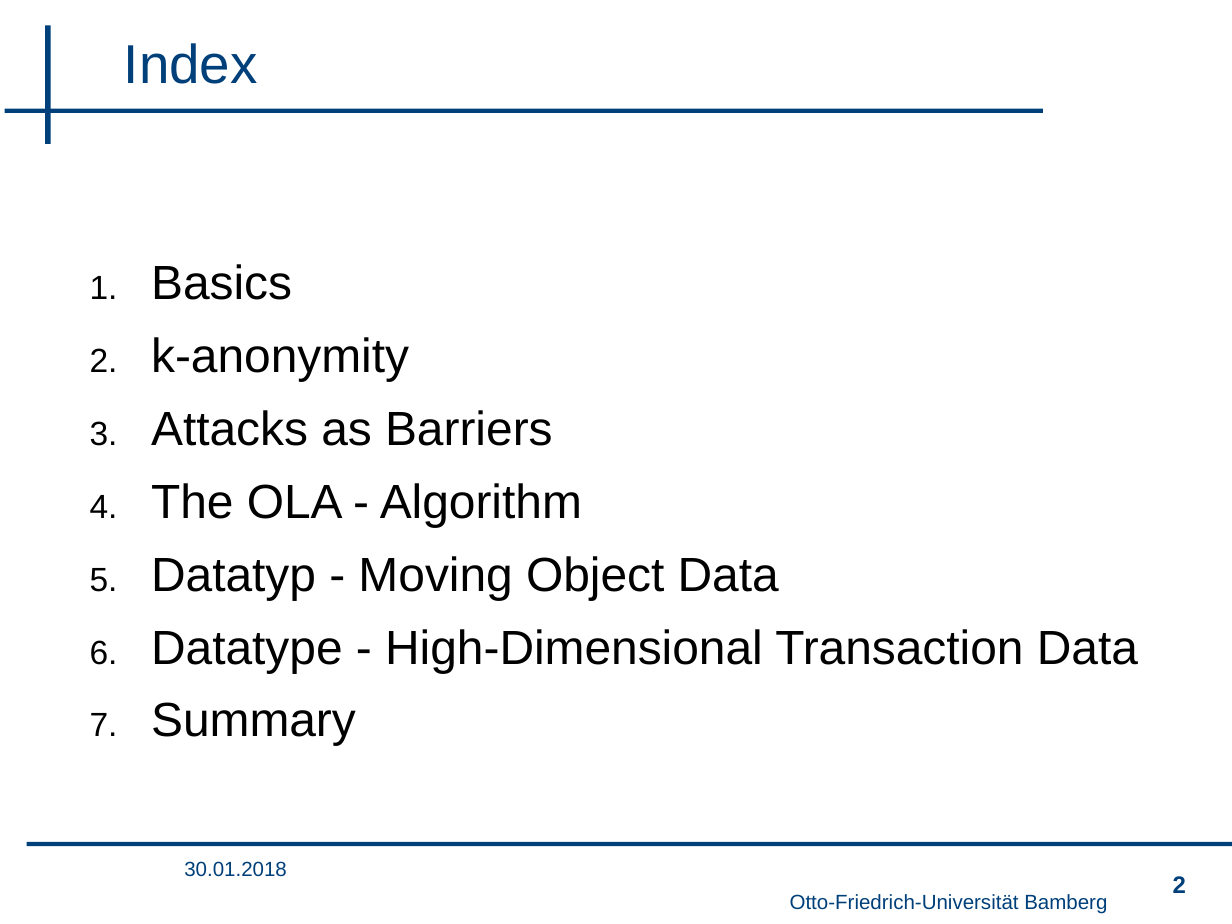
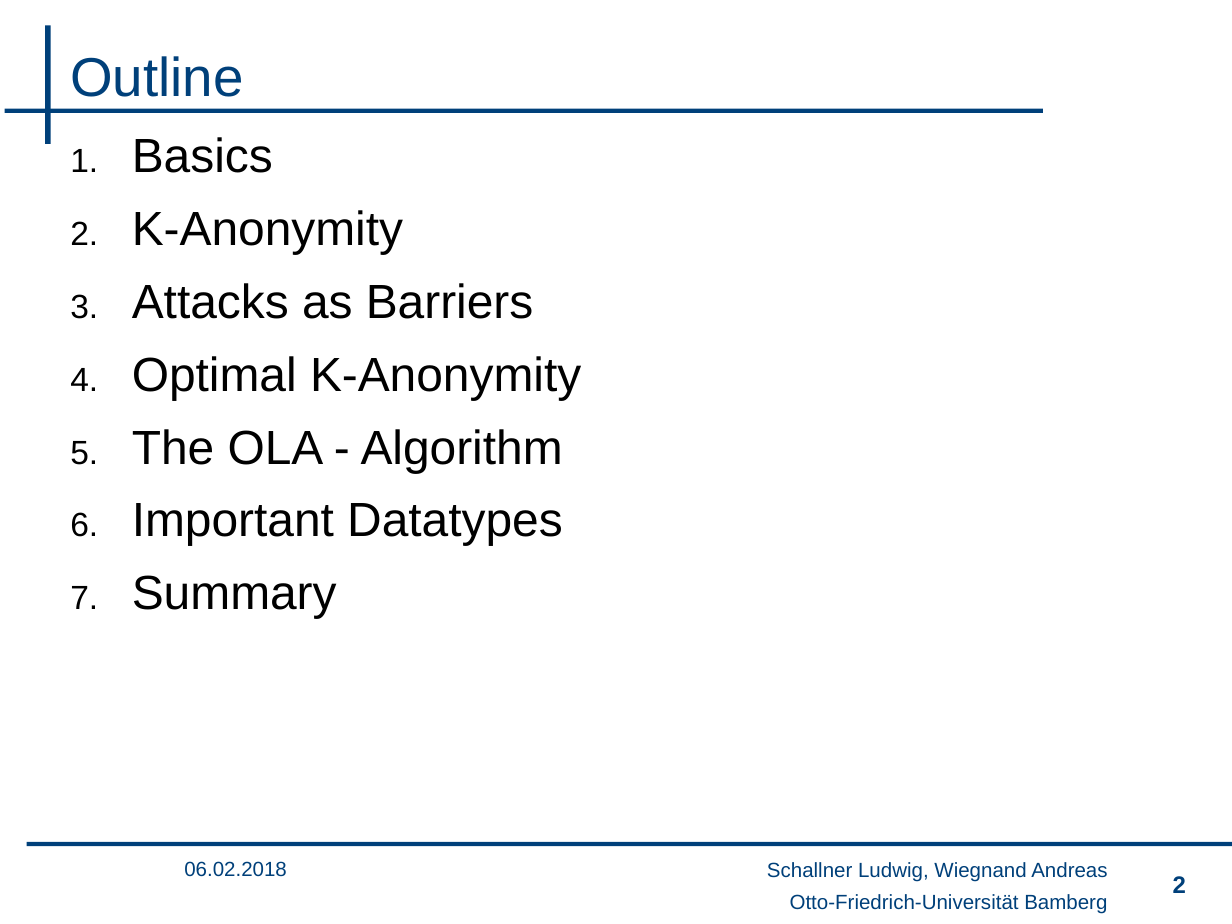
Before and after one commit to wsgan001/PSI-MSem, a slide deck: slide 2 of presentation/sicherheits_final_anV3.pptx. Drawn at 1232x924 pixels with LibreOffice and Linux fonts; fonts in the diff are those of the drawing; background and template pictures are left out. Boxes give left, top, right and bottom in pixels: in the first picture for what was removed or moved away, otherwise in the second. Text is boxed around its words. In the diff, an @@ line names an element or a change of style, - is before the commit and + after.

```diff
--- a/presentation/sicherheits_final_anV3.pptx
+++ b/presentation/sicherheits_final_anV3.pptx
@@ title at [70,56,243,97]: text changed @@
-Index
+Outline
@@ text "Basics": place and size @@
-text "Basics" at [151,264,1138,746]
+text "Basics" at [132,137,581,618]
@@ text at [132,210,403,254]: text changed @@
-2. k-anonymity
+2. K-Anonymity
@@ text at [132,356,581,400]: paragraph added @@
+4. Optimal K-Anonymity
@@ text at [132,503,563,546]: text changed @@
-5. Datatyp - Moving Object Data
-6. Datatype - High-Dimensional Transaction Data
+6. Important Datatypes
@@ text at [184,861,287,877]: text changed @@
-30.01.2018
+06.02.2018
@@ text added at [767,862,1107,882], 12 pt, text #00407A @@
+Schallner Ludwig, Wiegnand Andreas
```
Also in this commit, not shown: 20 other slides changed, 6 slides added.
